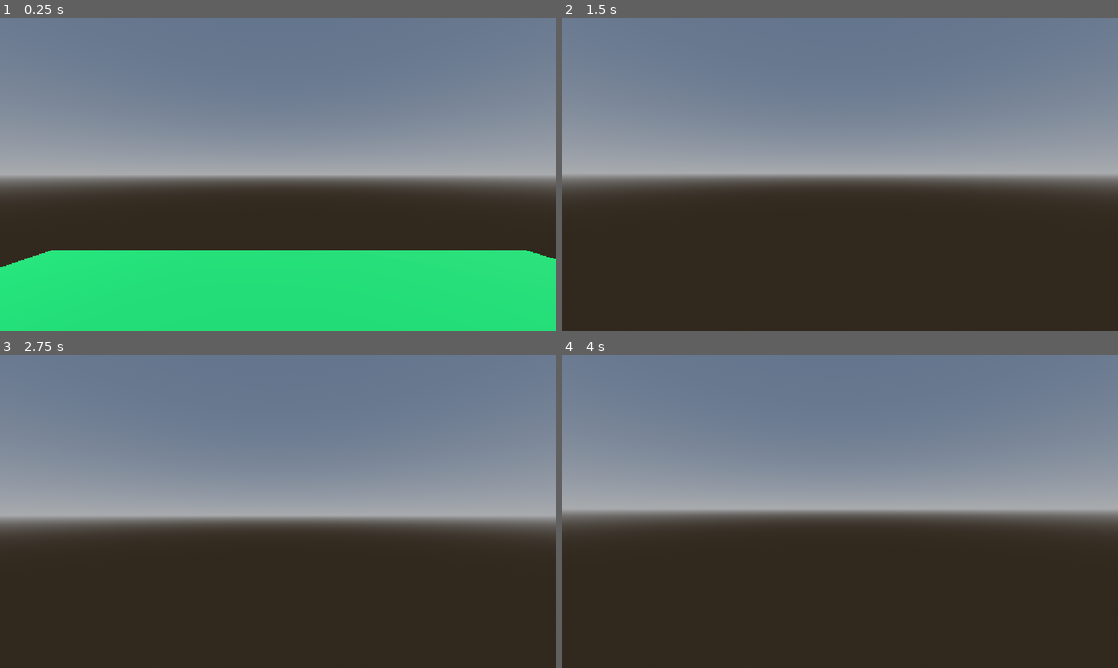
Above: before the commit, frames 1-4 (two rows, left to right).
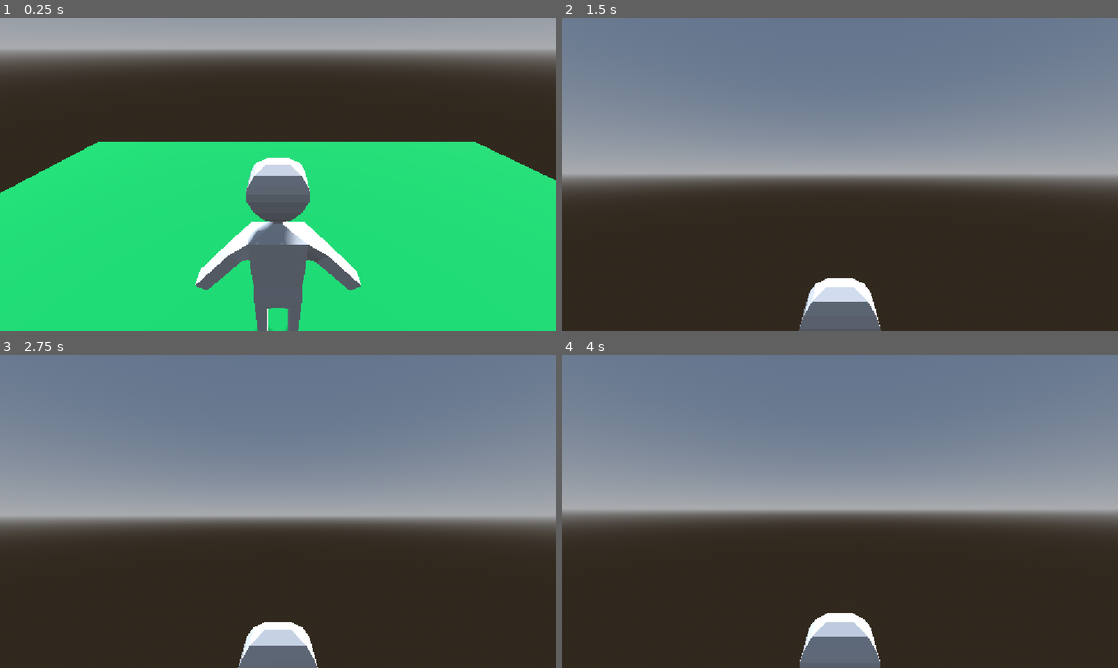
Above: after the commit, the same moments.

Repository: socialhi2/First-Person-Moba
Game: Godot game, scene res://Map/Spawn.tscn
Two runs of this game, one before a commit and one after it. Both use one fixed random seed, a clock stepped at 60 frames per second and the inputs below.
Inputs (mouse positions are in pixels of both pictures, inside the frame that each line leads up to):
- Up to frame 1 (0.25 s): no input
- Up to frame 2 (1.5 s): move the mouse to (867, 174) at 0.52 s; hold Shift (Run) 0.53-1.28 s; hold W (Forward) from 0.53 s (still down); tap Space (Jump) at 0.77 s; move the mouse to (812, 174) at 1.27 s; tap Shift (Run) at 1.35 s
- Up to frame 3 (2.75 s): keep holding W (Forward); tap Space (Jump) at 1.52 s; tap Enter at 2 s; move the mouse to (289, 505) at 2.02 s; hold Shift (Run) from 2.03 s (still down)
- Up to frame 4 (4 s): keep holding W (Forward); tap Space (Jump) at 2.75, 3.02, 3.77 s; move the mouse to (834, 517) at 2.77 s; release Shift (Run) at 2.78 s; tap Shift (Run) at 2.85 s; tap Enter at 3.5 s; move the mouse to (878, 514) at 3.52 s; hold Shift (Run) from 3.53 s (still down)

The runs differ from the first frame. In frame 1, 77% of the frame differs, in the area x 0-100%, y 0-100%; in frame 2, 2.0%; in frame 3, 1.7%; in frame 4, 2.1%.

Commit message:
Simple models
Added two models for weapon and player no animations

Diff:
--- a/king's-avatar-first-person/Player/player.tscn
+++ b/king's-avatar-first-person/Player/player.tscn
@@ -3,6 +3,7 @@
 [ext_resource type="Script" uid="uid://dtfpy1tv7itut" path="res://Player/player.gd" id="1_l8h54"]
 [ext_resource type="Script" uid="uid://clg4fnnicrt37" path="res://Player/DefaultData/PlayerMovementData.gd" id="2_btcbx"]
 [ext_resource type="Script" uid="uid://bhsp0nq0rhc6e" path="res://Player/DefaultData/PlayerCameraRotationData.gd" id="3_gwnis"]
+[ext_resource type="PackedScene" uid="uid://d3cdc3dg7or1y" path="res://Assets/Basic Player.glb" id="4_gwnis"]
 
 [sub_resource type="Resource" id="Resource_l8h54"]
 script = ExtResource("2_btcbx")
@@ -21,8 +22,11 @@
 camera = NodePath("Camera3D")
 
 [node name="Camera3D" type="Camera3D" parent="." unique_id=1554773220]
-transform = Transform3D(1, 0, 0, 0, 1, 0, 0, 0, 1, 0, 1.734895, 0)
+transform = Transform3D(1, 0, 0, 0, 0.8499238, 0.5269056, 0, -0.5269056, 0.8499238, 0, 2.3336613, 0.90685576)
 
 [node name="CollisionShape3D" type="CollisionShape3D" parent="." unique_id=129250523]
 transform = Transform3D(1, 0, 0, 0, 1, 0, 0, 0, 1, 0, 1, 0)
 shape = SubResource("CapsuleShape3D_y8xgx")
+
+[node name="Basic Player" parent="." unique_id=2091362813 instance=ExtResource("4_gwnis")]
+transform = Transform3D(-2.1855694e-08, 0, 0.5, 0, 0.5, 0, -0.5, 0, -2.1855694e-08, 0, 0.87362266, 0)
Binary file added: king's-avatar-first-person/Assets/Basic Player.glb
Not shown, added: king's-avatar-first-person/Assets/Basic Player.glb.import
Binary file added: king's-avatar-first-person/Assets/Basic Sword.glb
Not shown, added: king's-avatar-first-person/Assets/Basic Sword.glb.import
